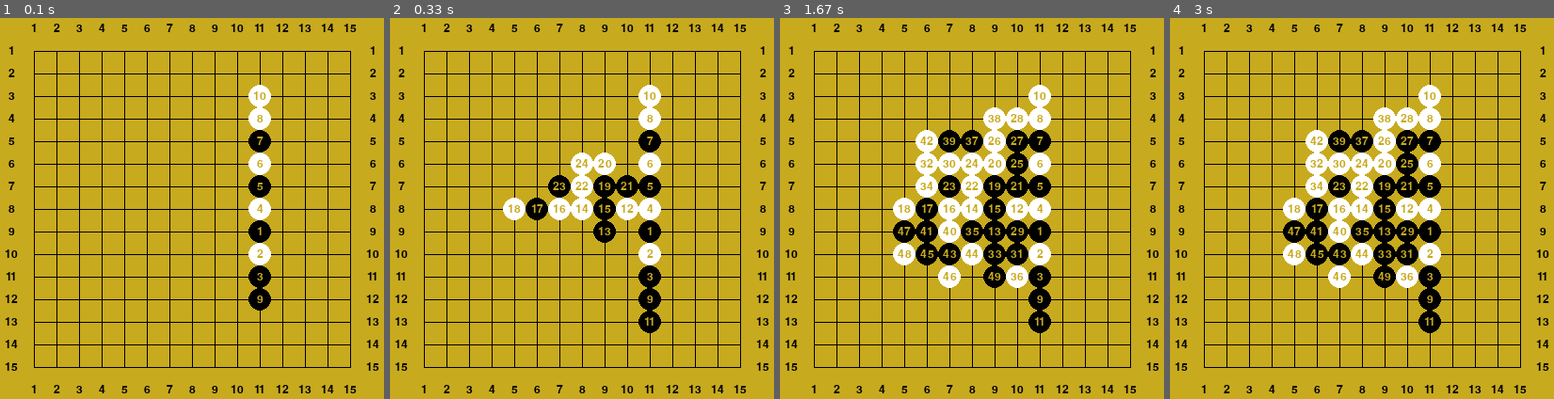
Above: before the commit, frames 1-4 (left to right).
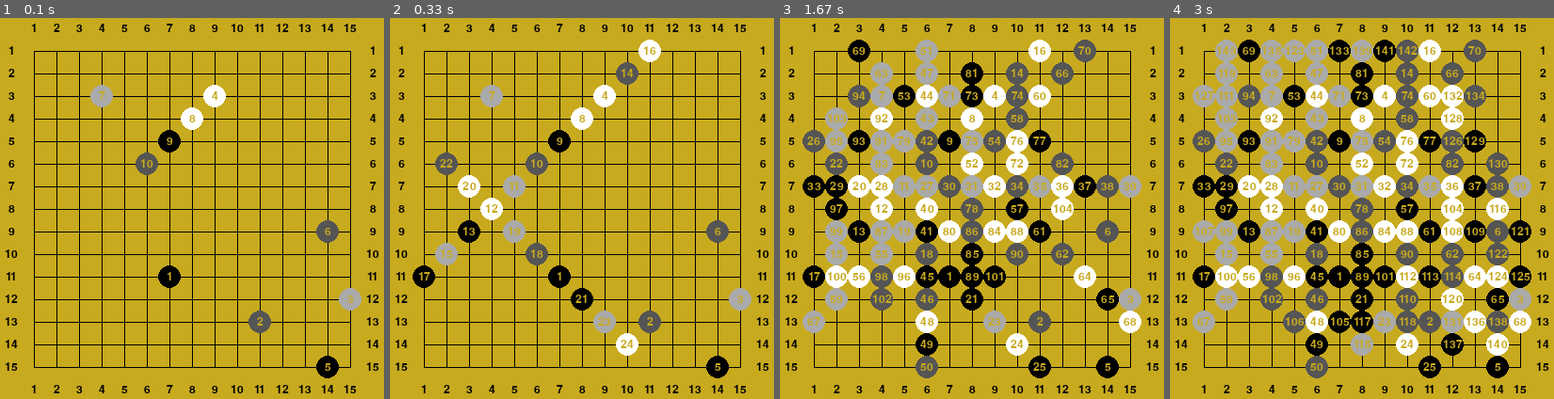
Above: after the commit, the same moments.

Repository: decjimmy/GoMuko-CNMHackerspace
Game: pygame game, started from GoMoku/PygameUI.py
Same seed, same stepped clock (60 frames per second), same inputs: the game is played once before the commit and once after it.
Inputs:
- Up to frame 1 (0.1 s): no input
- Up to frame 2 (0.33 s): no input
- Up to frame 3 (1.67 s): no input
- Up to frame 4 (3 s): no input

The runs differ from the first frame. In frame 1, 5.0% of the frame differs, in the area x 23-95%, y 17-95%; in frame 2, 12%; in frame 3, 28%; in frame 4, 37%, in the area x 5-95%, y 5-95%.

Commit message:
Support for unlimited number of players in PygameUI.

Diff:
--- a/GoMoku/Game.py
+++ b/GoMoku/Game.py
@@ -238,18 +238,18 @@
 					c = self.win_length - np.count_nonzero(pslice)
 					if c == 1:
 						if 1 in pslice:
-							t[i] += 7
+							t[i] += 1000
 						else:
-							t[i] += 5
+							t[i] += 100
 					elif c == 2:
 						if 1 in pslice:
-							t[i] += 2
+							t[i] += 20
 						else:
-							t[i] += 3
+							t[i] += 20
 					elif c == 3:
-						t[i] += 2
+						t[i] += 1
 					else:
-						t[i] += 1
+						t[i] += 0
 		hottest_points = [p for p in np.reshape(index_labels,(w*h,)) if t[int(p)] == max(t)]
 		i = random_choice(hottest_points)
 		(x, y) = (i % w, i // w)
--- a/GoMoku/PygameUI.py
+++ b/GoMoku/PygameUI.py
@@ -80,6 +80,6 @@
 
 
 if __name__ == "__main__":
-	game = game_engine()
+	game = game_engine(player_labels=["Black", "DarkGrey", "LightGrey", "White"])
 	UI = PygameUI(game)
 	UI.run()
